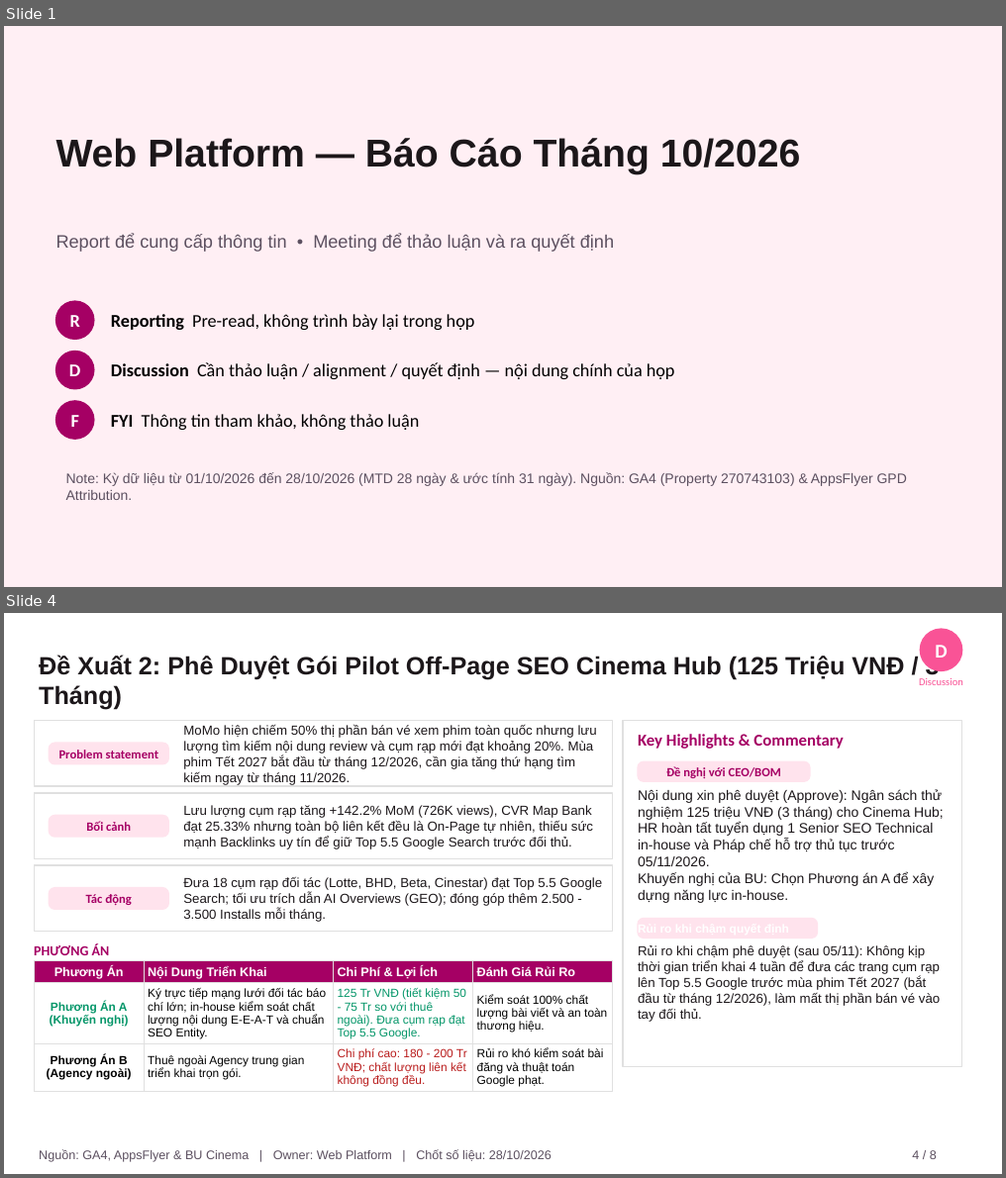
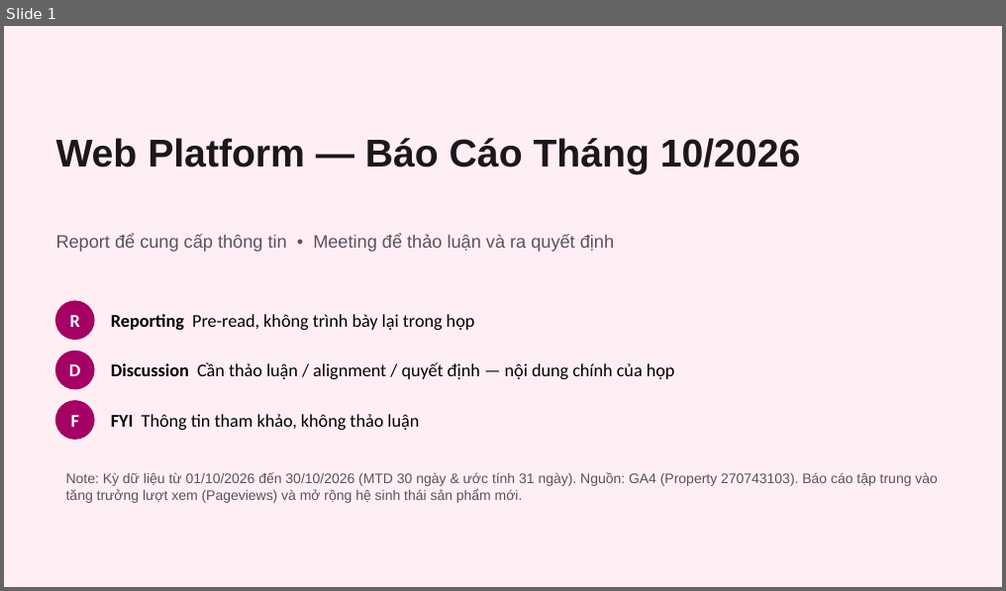
Before and after one commit to vanhien26/hienho-knowledgebase, a slide deck: 07_REPORTS/docs/presentations/Web_Platform_Thang_10_2026_Monthly_Report.pptx. Shown one above the other, each under a label of ours: slides 1 and 4 before the commit, slide 1 after it; the slides between them are not shown. The pictures are 1006x1178 and 1006x591 pixels, drawn with LibreOffice and Linux fonts; fonts in the diff are those of the drawing. Boxes give left, top, right and bottom in pixels: in the first picture for what was removed or moved away, otherwise in the second. Text is boxed around its words. In the diff, an @@ line names an element or a change of style, - is before the commit and + after.

Commit message:
fix(report): streamline Discussion to 1 proposal, remove pilot off-page, fix slide layout and 0 overlap

```diff
--- a/07_REPORTS/docs/presentations/Web_Platform_Thang_10_2026_Monthly_Report.pptx
+++ b/07_REPORTS/docs/presentations/Web_Platform_Thang_10_2026_Monthly_Report.pptx
@@ slide 4 removed at bbox=[4, 613, 1002, 1174], background #FFFFFF @@
@@ ellipse removed at bbox=[920, 629, 962, 670] @@
@@ text removed at bbox=[39, 655, 940, 710] @@
-Đề Xuất 2: Phê Duyệt Gói Pilot Off-Page SEO Cinema Hub (125 Triệu VNĐ / 3 Tháng)
@@ text removed at bbox=[935, 645, 946, 658] @@
-D
@@ text removed at bbox=[919, 678, 963, 685] @@
-Discussion
@@ rectangle removed at bbox=[34, 721, 613, 786] @@
@@ text removed at bbox=[183, 724, 597, 785] @@
-MoMo hiện chiếm 50% thị phần bán vé xem phim toàn quốc nhưng lưu lượng tìm kiếm nội dung review và cụm rạp mới đạt khoảng 20%. Mùa phim Tết 2027 bắt đầu từ tháng 12/2026, cần gia tăng thứ hạng tìm kiếm ngay từ tháng 11/2026.
@@ rectangle removed at bbox=[623, 721, 962, 1067] @@
@@ rounded rectangle removed at bbox=[49, 743, 168, 763] @@
@@ text removed at bbox=[59, 750, 158, 759] @@
-Problem statement
@@ text removed at bbox=[638, 734, 843, 749] @@
-Key Highlights & Commentary
@@ rounded rectangle removed at bbox=[638, 761, 810, 781] @@
@@ text removed at bbox=[638, 789, 944, 903] @@
-Nội dung xin phê duyệt (Approve): Ngân sách thử nghiệm 125 triệu VNĐ (3 tháng) cho Cinema Hub; HR hoàn tất tuyển dụng 1 Senior SEO Technical in-house và Pháp chế hỗ trợ thủ tục trước 05/11/2026.
-Khuyến nghị của BU: Chọn Phương án A để xây dựng năng lực in-house.
@@ text removed at bbox=[666, 766, 781, 778] @@
-Đề nghị với CEO/BOM
@@ rectangle removed at bbox=[34, 792, 613, 859] @@
@@ rounded rectangle removed at bbox=[49, 816, 168, 837] @@
@@ text removed at bbox=[183, 805, 593, 850] @@
-Lưu lượng cụm rạp tăng +142.2% MoM (726K views), CVR Map Bank đạt 25.33% nhưng toàn bộ liên kết đều là On-Page tự nhiên, thiếu sức mạnh Backlinks uy tín để giữ Top 5.5 Google Search trước đối thủ.
@@ text removed at bbox=[86, 821, 131, 831] @@
-Bối cảnh
@@ rectangle removed at bbox=[34, 865, 613, 932] @@
@@ text removed at bbox=[183, 877, 602, 922] @@
-Đưa 18 cụm rạp đối tác (Lotte, BHD, Beta, Cinestar) đạt Top 5.5 Google Search; tối ưu trích dẫn AI Overviews (GEO); đóng góp thêm 2.500 - 3.500 Installs mỗi tháng.
@@ rounded rectangle removed at bbox=[49, 887, 168, 908] @@
@@ text removed at bbox=[86, 894, 132, 905] @@
-Tác động
@@ rounded rectangle removed at bbox=[638, 918, 818, 939] @@
@@ text removed at bbox=[34, 944, 110, 956] @@
-PHƯƠNG ÁN
@@ table removed at bbox=[34, 961, 613, 1091], 3 rows, 4 columns @@
-Phương Án | Nội Dung Triển Khai | Chi Phí & Lợi Ích | Đánh Giá Rủi Ro
-Phương Án A (Khuyến nghị) | Ký trực tiếp mạng lưới đối tác báo chí lớn; in-house kiểm soát chất lượng nội dung E-E-A-T và chuẩn SEO Entity. | 125 Tr VNĐ (tiết kiệm 50 - 75 Tr so với thuê ngoài). Đưa cụm rạp đạt Top 5.5 Google. | Kiểm soát 100% chất lượng bài viết và an toàn thương hiệu.
-Phương Án B (Agency ngoài) | Thuê ngoài Agency trung gian triển khai trọn gói. | Chi phí cao: 180 - 200 Tr VNĐ; chất lượng liên kết không đồng đều. | Rủi ro khó kiểm soát bài đăng và thuật toán Google phạt.
@@ text removed at bbox=[638, 946, 940, 1022] @@
-Rủi ro khi chậm phê duyệt (sau 05/11): Không kịp thời gian triển khai 4 tuần để đưa các trang cụm rạp lên Top 5.5 Google trước mùa phim Tết 2027 (bắt đầu từ tháng 12/2026), làm mất thị phần bán vé vào tay đối thủ.
@@ text removed at bbox=[39, 1150, 551, 1162] @@
-Nguồn: GA4, AppsFlyer & BU Cinema | Owner: Web Platform | Chốt số liệu: 28/10/2026
@@ text removed at bbox=[912, 1151, 937, 1159] @@
-4 / 8
@@ slide 1 changed as well @@
@@ text at bbox=[66, 472, 938, 503]: text changed @@
-Note: Kỳ dữ liệu từ 01/10/2026 đến 28/10/2026 (MTD 28 ngày & ước tính 31 ngày). Nguồn: GA4 (Property 270743103) & AppsFlyer GPD Attribution.
+Note: Kỳ dữ liệu từ 01/10/2026 đến 30/10/2026 (MTD 30 ngày & ước tính 31 ngày). Nguồn: GA4 (Property 270743103). Báo cáo tập trung vào tăng trưởng lượt xem (Pageviews) và mở rộng hệ sinh thái sản phẩm mới.
```
Also in this commit, not shown: 6 other slides changed, 5 other files.
